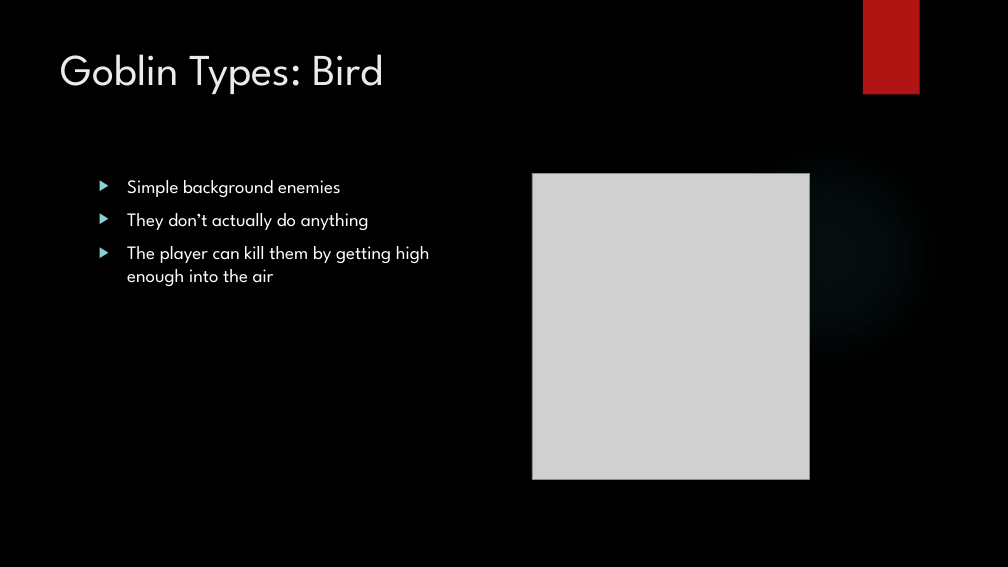
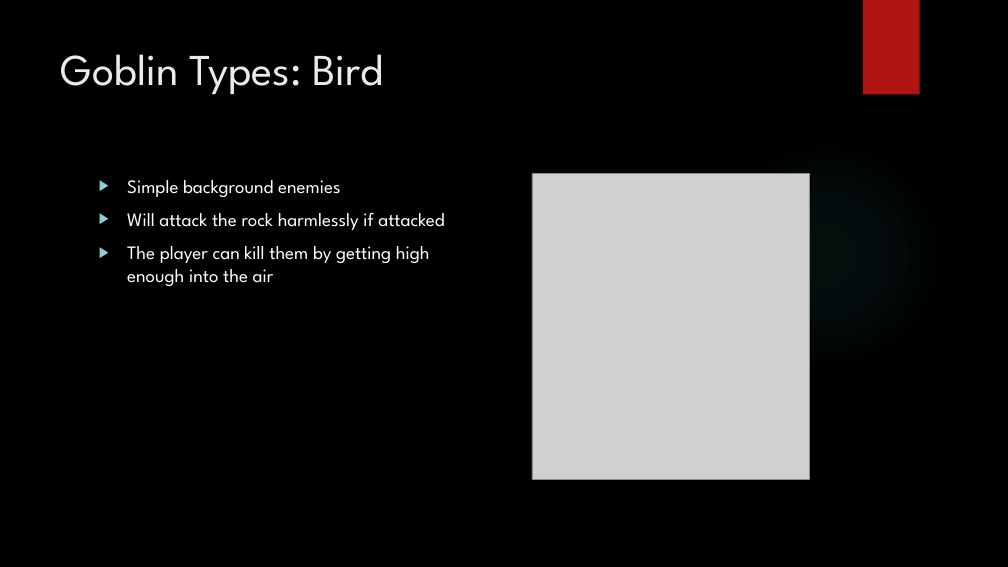
Before and after one commit to SEMO-dank-memers/FinalProject, a slide deck: slide 9 of Additional Project Files/Presentation.pptx (slide 8 before the commit). Drawn at 1008x567 pixels with LibreOffice and Linux fonts; fonts in the diff are those of the drawing; grey boxes stand for pictures; background and template pictures are left out. Boxes give left, top, right and bottom in pixels: in the first picture for what was removed or moved away, otherwise in the second. Text is boxed around its words. In the diff, an @@ line names an element or a change of style, - is before the commit and + after.

```diff
--- a/Additional Project Files/Presentation.pptx
+++ b/Additional Project Files/Presentation.pptx
@@ text at <box>127,213,444,230</box>: text changed @@
-▶ They don’t actually do anything
+▶ Will attack the rock harmlessly if attacked
```
Also in this commit, not shown: 1 slide added, 23 other files.
